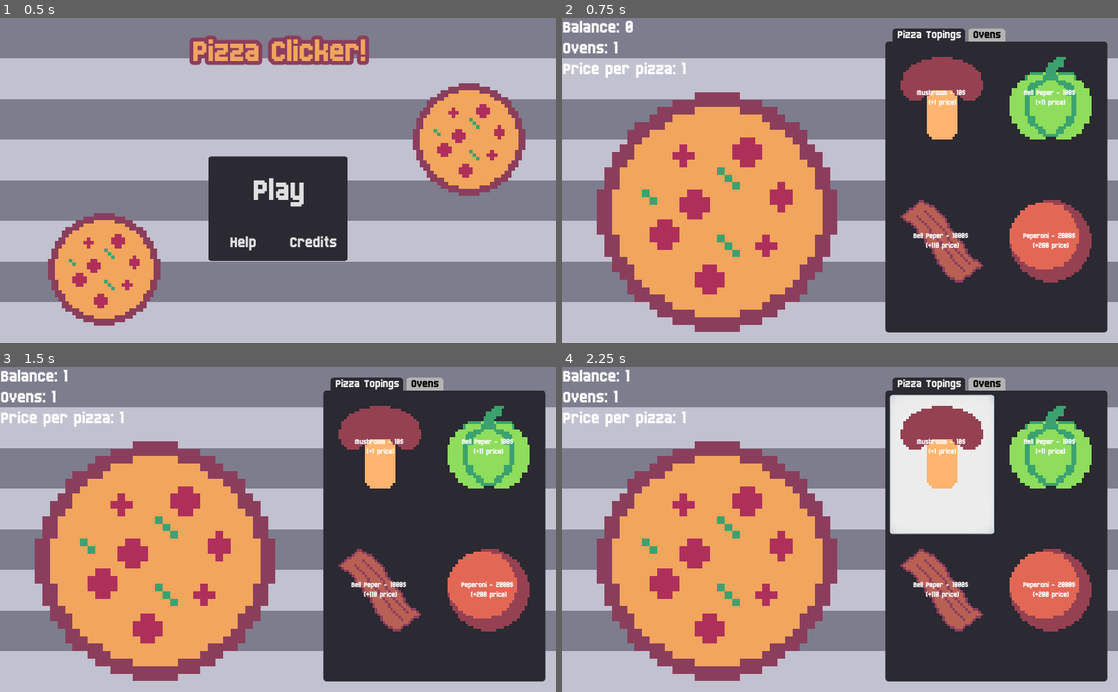
Above: before the commit, frames 1-4 (two rows, left to right).
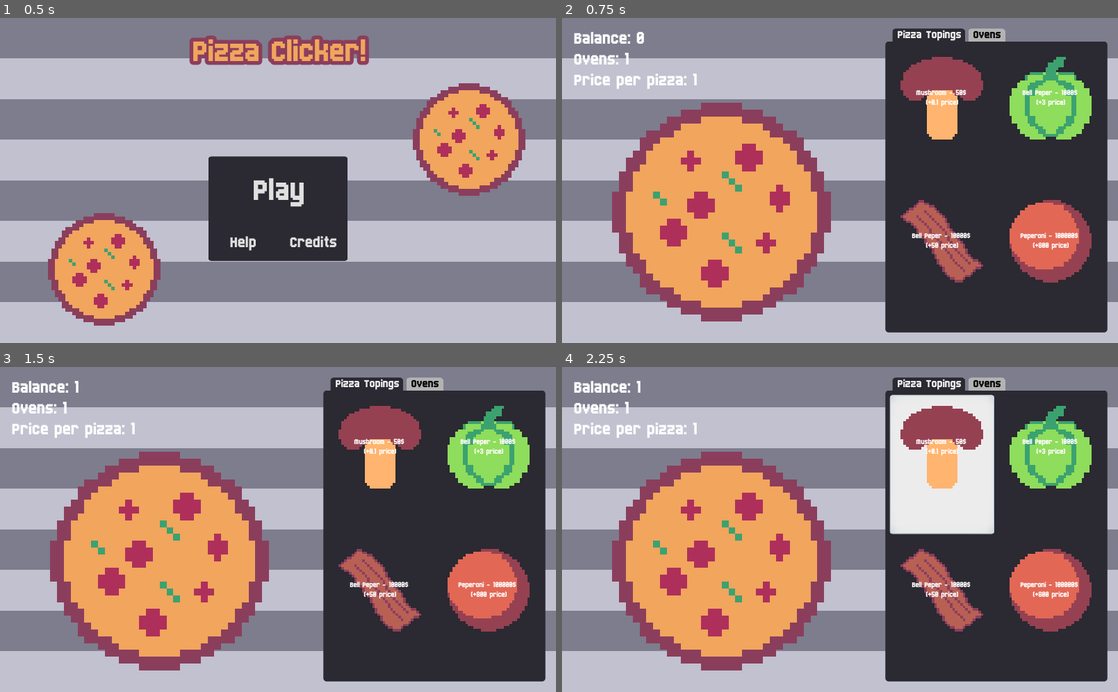
Above: after the commit, the same moments.

Repository: MihinMUD/PizzaClicker
Game: Godot game, scene res://Scenes/Main Menu.tscn
Same seed, same stepped clock (60 frames per second), same inputs: the game is played once before the commit and once after it.
Inputs (mouse positions are in pixels of both pictures, inside the frame that each line leads up to; where the layout moved, square brackets give the same spot in the first picture):
- Up to frame 1 (0.5 s): no input
- Up to frame 2 (0.75 s): click "Play" at 0.5 s
- Up to frame 3 (1.5 s): click (161, 562) [155, 562] at 1.25 s
- Up to frame 4 (2.25 s): click (940, 464) at 2 s

Frame 1 is identical in both runs. In frame 2, 11% of the frame differs, in the area x 0-93%, y 0-97%; in frame 3, 11%; in frame 4, 11%.

Commit message:
Ascend feature and save file feature

Diff:
--- a/Assets/Font.tres
+++ b/Assets/Font.tres
@@ -5,4 +5,5 @@
 
 [resource]
 size = 35
+outline_color = Color( 0.0784314, 0.0784314, 0.0784314, 1 )
 font_data = SubResource( 1 )
--- a/Scenes/Interface.tscn
+++ b/Scenes/Interface.tscn
@@ -15,7 +15,18 @@
 [ext_resource path="res://Assets/Ovens/GoldOven.png" type="Texture" id=13]
 [ext_resource path="res://Assets/Ovens/DiamondOven.png" type="Texture" id=14]
 
-[sub_resource type="DynamicFont" id=1]
+[sub_resource type="DynamicFontData" id=1]
+font_path = "res://Assets/Born2bSportyV2.ttf"
+
+[sub_resource type="DynamicFont" id=2]
+size = 35
+outline_size = 3
+outline_color = Color( 0.0784314, 0.0784314, 0.0784314, 1 )
+extra_spacing_top = 8
+extra_spacing_bottom = 8
+font_data = SubResource( 1 )
+
+[sub_resource type="DynamicFont" id=3]
 size = 24
 font_data = ExtResource( 4 )
 
@@ -27,44 +38,54 @@
 expand = true
 script = ExtResource( 10 )
 
-[node name="HBoxContainer" type="HBoxContainer" parent="."]
+[node name="MarginContainer" type="MarginContainer" parent="."]
 anchor_right = 1.0
 anchor_bottom = 1.0
-
-[node name="PizzaStats" type="VBoxContainer" parent="HBoxContainer"]
-margin_right = 572.0
-margin_bottom = 600.0
+custom_constants/margin_right = 20
+custom_constants/margin_top = 20
+custom_constants/margin_left = 20
+custom_constants/margin_bottom = 20
+
+[node name="HBoxContainer" type="HBoxContainer" parent="MarginContainer"]
+margin_left = 20.0
+margin_top = 20.0
+margin_right = 1004.0
+margin_bottom = 580.0
+
+[node name="PizzaStats" type="VBoxContainer" parent="MarginContainer/HBoxContainer"]
+margin_right = 548.0
+margin_bottom = 560.0
 size_flags_horizontal = 3
 
-[node name="Balance" type="Label" parent="HBoxContainer/PizzaStats"]
-margin_right = 572.0
+[node name="Balance" type="Label" parent="MarginContainer/HBoxContainer/PizzaStats"]
+margin_right = 548.0
 margin_bottom = 36.0
 size_flags_vertical = 0
 theme = ExtResource( 2 )
 custom_fonts/font = ExtResource( 5 )
 text = "Balance:"
 
-[node name="Ovens" type="Label" parent="HBoxContainer/PizzaStats"]
+[node name="Ovens" type="Label" parent="MarginContainer/HBoxContainer/PizzaStats"]
 margin_top = 40.0
-margin_right = 572.0
+margin_right = 548.0
 margin_bottom = 76.0
 size_flags_vertical = 0
 theme = ExtResource( 2 )
 custom_fonts/font = ExtResource( 5 )
 text = "Ovens:"
 
-[node name="Price" type="Label" parent="HBoxContainer/PizzaStats"]
+[node name="Price" type="Label" parent="MarginContainer/HBoxContainer/PizzaStats"]
 margin_top = 80.0
-margin_right = 572.0
+margin_right = 548.0
 margin_bottom = 116.0
 theme = ExtResource( 2 )
 custom_fonts/font = ExtResource( 5 )
 text = "Price per pizza:"
 
-[node name="PizzaContainer" type="MarginContainer" parent="HBoxContainer/PizzaStats"]
+[node name="PizzaContainer" type="MarginContainer" parent="MarginContainer/HBoxContainer/PizzaStats"]
 margin_top = 120.0
-margin_right = 572.0
-margin_bottom = 600.0
+margin_right = 548.0
+margin_bottom = 560.0
 mouse_filter = 1
 size_flags_vertical = 3
 custom_constants/margin_right = 20
@@ -75,35 +96,40 @@
 "_edit_group_": true
 }
 
-[node name="Pizza" type="TextureButton" parent="HBoxContainer/PizzaStats/PizzaContainer"]
+[node name="Pizza" type="TextureButton" parent="MarginContainer/HBoxContainer/PizzaStats/PizzaContainer"]
 margin_left = 20.0
 margin_top = 20.0
-margin_right = 552.0
-margin_bottom = 460.0
+margin_right = 528.0
+margin_bottom = 420.0
 size_flags_vertical = 3
 texture_normal = ExtResource( 1 )
 expand = true
 stretch_mode = 5
 
-[node name="MarginContainer" type="MarginContainer" parent="HBoxContainer"]
+[node name="Ascend" type="Button" parent="MarginContainer/HBoxContainer/PizzaStats"]
+visible = false
+margin_top = 508.0
+margin_right = 548.0
+margin_bottom = 560.0
+custom_colors/font_color_hover = Color( 1, 1, 1, 1 )
+custom_fonts/font = SubResource( 2 )
+text = "Ascend"
+
+[node name="MarginContainer" type="MarginContainer" parent="MarginContainer/HBoxContainer"]
+margin_left = 552.0
+margin_right = 572.0
+margin_bottom = 560.0
+custom_constants/margin_right = 20
+
+[node name="Upgrades" type="TabContainer" parent="MarginContainer/HBoxContainer"]
 margin_left = 576.0
-margin_right = 1024.0
-margin_bottom = 600.0
-custom_constants/margin_right = 20
-custom_constants/margin_top = 20
-custom_constants/margin_left = 20
-custom_constants/margin_bottom = 20
-
-[node name="Upgrades" type="TabContainer" parent="HBoxContainer/MarginContainer"]
-margin_left = 20.0
-margin_top = 20.0
-margin_right = 428.0
-margin_bottom = 580.0
-theme = ExtResource( 2 )
-custom_fonts/font = SubResource( 1 )
+margin_right = 984.0
+margin_bottom = 560.0
+theme = ExtResource( 2 )
+custom_fonts/font = SubResource( 3 )
 tab_align = 0
 
-[node name="Pizza Topings" type="MarginContainer" parent="HBoxContainer/MarginContainer/Upgrades"]
+[node name="Pizza Topings" type="MarginContainer" parent="MarginContainer/HBoxContainer/Upgrades"]
 anchor_right = 1.0
 anchor_bottom = 1.0
 margin_top = 24.0
@@ -112,7 +138,7 @@
 custom_constants/margin_left = 8
 custom_constants/margin_bottom = 8
 
-[node name="GridContainer" type="GridContainer" parent="HBoxContainer/MarginContainer/Upgrades/Pizza Topings"]
+[node name="GridContainer" type="GridContainer" parent="MarginContainer/HBoxContainer/Upgrades/Pizza Topings"]
 margin_left = 8.0
 margin_top = 8.0
 margin_right = 400.0
@@ -121,41 +147,43 @@
 custom_constants/hseparation = 8
 columns = 2
 
-[node name="Mushroom" parent="HBoxContainer/MarginContainer/Upgrades/Pizza Topings/GridContainer" instance=ExtResource( 3 )]
+[node name="Mushroom" parent="MarginContainer/HBoxContainer/Upgrades/Pizza Topings/GridContainer" instance=ExtResource( 3 )]
 margin_bottom = 256.0
-upgrade_type = "Topping"
-
-[node name="BellPeper" parent="HBoxContainer/MarginContainer/Upgrades/Pizza Topings/GridContainer" instance=ExtResource( 3 )]
+price = 50
+value = 0.1
+upgrade_type = "Topping"
+
+[node name="BellPeper" parent="MarginContainer/HBoxContainer/Upgrades/Pizza Topings/GridContainer" instance=ExtResource( 3 )]
 margin_left = 200.0
 margin_right = 392.0
 margin_bottom = 256.0
 item = "Bell Peper"
 image = ExtResource( 7 )
-price = 100
-value = 11
-upgrade_type = "Topping"
-
-[node name="Bacon" parent="HBoxContainer/MarginContainer/Upgrades/Pizza Topings/GridContainer" instance=ExtResource( 3 )]
+price = 1000
+value = 3.0
+upgrade_type = "Topping"
+
+[node name="Bacon" parent="MarginContainer/HBoxContainer/Upgrades/Pizza Topings/GridContainer" instance=ExtResource( 3 )]
 margin_top = 264.0
 margin_bottom = 520.0
 item = "Bell Peper"
 image = ExtResource( 9 )
-price = 1000
-value = 110
-upgrade_type = "Topping"
-
-[node name="Peperoni" parent="HBoxContainer/MarginContainer/Upgrades/Pizza Topings/GridContainer" instance=ExtResource( 3 )]
+price = 10000
+value = 50.0
+upgrade_type = "Topping"
+
+[node name="Peperoni" parent="MarginContainer/HBoxContainer/Upgrades/Pizza Topings/GridContainer" instance=ExtResource( 3 )]
 margin_left = 200.0
 margin_top = 264.0
 margin_right = 392.0
 margin_bottom = 520.0
 item = "Peperoni"
 image = ExtResource( 8 )
-price = 2000
-value = 200
-upgrade_type = "Topping"
-
-[node name="Ovens" type="MarginContainer" parent="HBoxContainer/MarginContainer/Upgrades"]
+price = 100000
+value = 800.0
+upgrade_type = "Topping"
+
+[node name="Ovens" type="MarginContainer" parent="MarginContainer/HBoxContainer/Upgrades"]
 visible = false
 margin_right = 40.0
 margin_bottom = 40.0
@@ -164,7 +192,7 @@
 custom_constants/margin_left = 8
 custom_constants/margin_bottom = 8
 
-[node name="GridContainer" type="GridContainer" parent="HBoxContainer/MarginContainer/Upgrades/Ovens"]
+[node name="GridContainer" type="GridContainer" parent="MarginContainer/HBoxContainer/Upgrades/Ovens"]
 margin_left = 8.0
 margin_top = 8.0
 margin_right = 400.0
@@ -174,42 +202,53 @@
 custom_constants/hseparation = 8
 columns = 2
 
-[node name="Brick Oven" parent="HBoxContainer/MarginContainer/Upgrades/Ovens/GridContainer" instance=ExtResource( 3 )]
+[node name="Brick Oven" parent="MarginContainer/HBoxContainer/Upgrades/Ovens/GridContainer" instance=ExtResource( 3 )]
 item = "Brick Oven"
 image = ExtResource( 12 )
 price = 1000
-upgrade_type = "Oven"
-
-[node name="SilverOven" parent="HBoxContainer/MarginContainer/Upgrades/Ovens/GridContainer" instance=ExtResource( 3 )]
+value = 0.1
+upgrade_type = "Oven"
+
+[node name="SilverOven" parent="MarginContainer/HBoxContainer/Upgrades/Ovens/GridContainer" instance=ExtResource( 3 )]
 margin_left = 200.0
 margin_right = 392.0
 item = "Silver Oven"
 image = ExtResource( 11 )
-price = 4500
-value = 5
-upgrade_type = "Oven"
-
-[node name="GoldOven" parent="HBoxContainer/MarginContainer/Upgrades/Ovens/GridContainer" instance=ExtResource( 3 )]
+price = 10000
+upgrade_type = "Oven"
+
+[node name="GoldOven" parent="MarginContainer/HBoxContainer/Upgrades/Ovens/GridContainer" instance=ExtResource( 3 )]
 margin_top = 200.0
 margin_bottom = 392.0
 item = "Gold Oven"
 image = ExtResource( 13 )
-price = 9500
-value = 10
-upgrade_type = "Oven"
-
-[node name="DiamondOven" parent="HBoxContainer/MarginContainer/Upgrades/Ovens/GridContainer" instance=ExtResource( 3 )]
+price = 100000
+value = 12.0
+upgrade_type = "Oven"
+
+[node name="DiamondOven" parent="MarginContainer/HBoxContainer/Upgrades/Ovens/GridContainer" instance=ExtResource( 3 )]
 margin_top = 200.0
 margin_bottom = 392.0
 item = "Diamond Oven"
 image = ExtResource( 14 )
-price = 19500
-value = 20
+price = 1000000
+value = 120.0
 upgrade_type = "Oven"
 
 [node name="Timer" type="Timer" parent="."]
-wait_time = 5.0
+wait_time = 10.0
 autostart = true
 
-[connection signal="pressed" from="HBoxContainer/PizzaStats/PizzaContainer/Pizza" to="." method="_on_Pizza_pressed"]
+[node name="AscendDialog" type="ConfirmationDialog" parent="."]
+margin_left = 200.0
+margin_top = 280.0
+margin_right = 801.0
+margin_bottom = 355.0
+window_title = "Do you want to ascend?"
+dialog_text = "Are you sure you want to ascend?
+all your progress will be lost! in return you will start with 50 ovens for everytime you have ascended. "
+
+[connection signal="pressed" from="MarginContainer/HBoxContainer/PizzaStats/PizzaContainer/Pizza" to="." method="_on_Pizza_pressed"]
+[connection signal="pressed" from="MarginContainer/HBoxContainer/PizzaStats/Ascend" to="." method="_on_Ascend_pressed"]
 [connection signal="timeout" from="Timer" to="." method="_on_Timer_timeout"]
+[connection signal="confirmed" from="AscendDialog" to="." method="_on_AscendDialog_confirmed"]
--- a/Src/Game.gd
+++ b/Src/Game.gd
@@ -3,14 +3,25 @@
 onready var stats = get_node("/root/stats")
 
 func _process(_delta):
-	$HBoxContainer/PizzaStats/Balance.text = "Balance: " + str(stats.balance)
-	$HBoxContainer/PizzaStats/Ovens.text = "Ovens: " + str(stats.ovens)
-	$HBoxContainer/PizzaStats/Price.text = "Price per pizza: " + str(stats.price)
-
-
+	$MarginContainer/HBoxContainer/PizzaStats/Balance.text = "Balance: " + str(stats.data["balance"])
+	$MarginContainer/HBoxContainer/PizzaStats/Ovens.text = "Ovens: " + str(stats.data["ovens"])
+	$MarginContainer/HBoxContainer/PizzaStats/Price.text = "Price per pizza: " + str(stats.data["price"])
+	if stats.data["balance"] > 1000000:
+		$MarginContainer/HBoxContainer/PizzaStats/Ascend.show()
+	if stats.data["ascends"] > 20:
+		get_tree().change_scene("res://Scenes/Help.tscn")
 func _on_Pizza_pressed():
-	stats.balance += stats.price
-
+	stats.data["balance"] += stats.data["price"]
 
 func _on_Timer_timeout():
-	stats.balance += stats.ovens * stats.price
+	stats.data["balance"] += stats.data["ovens"] * stats.data["price"]
+
+func _on_Ascend_pressed():
+	$AscendDialog.popup()
+
+func _on_AscendDialog_confirmed():
+	stats.data["ascends"] += 1
+	stats.data["balance"] = 0
+	stats.data["price"] = 1
+	stats.data["ovens"] = stats.data["price"] * 50
+	$MarginContainer/HBoxContainer/PizzaStats/Ascend.hide()
--- a/Src/stats.gd
+++ b/Src/stats.gd
@@ -1,6 +1,34 @@
 extends Node
 
+var save_path = "user://data.save"
+var data = {
+	"price" : 1,
+	"ovens" : 1,
+	"balance" : 0,
+	"ascends" : 0
+}
 
-var price = 1
-var ovens = 1
-var balance = 0
+func _ready():
+	get_data()
+
+func _notification(what):
+	if what == MainLoop.NOTIFICATION_WM_QUIT_REQUEST:
+		save_data()
+		get_tree().quit() # default behavior
+
+func save_data():
+	var file = File.new()
+	var error = file.open(save_path,File.WRITE)
+	if error == OK:
+		file.store_string(to_json(data))
+		print("saved")
+		file.close()
+
+func get_data():
+	var file = File.new()
+	if file.file_exists(save_path):
+		file.open(save_path, File.READ)
+		data = parse_json(file.get_as_text())
+		file.close()
+	else:
+		printerr("No saved data!")
--- a/Src/upgrade.gd
+++ b/Src/upgrade.gd
@@ -3,7 +3,7 @@
 export var item = "Mushroom"
 export(Texture) var image
 export var price = 10
-export var value = 1
+export var value = 1.0
 export(String, "Topping", "Oven") var upgrade_type
 onready var stats = get_node("/root/stats")
 var topping_format = "%s - %s$ \n(+%s price)"
@@ -16,9 +16,10 @@
 		$MarginContainer/Label.text = oven_format % [item, price, value]
 
 func _on_Upgrade_pressed():
-	if upgrade_type == "Topping" and stats.balance > price - 1:
-		stats.price += value
-		stats.balance -= price
-	if upgrade_type == "Oven" and stats.balance > price - 1:
-		stats.ovens += value
-		stats.balance -= price
+	if stats.data["balance"] > price - 0.1:
+		if upgrade_type == "Topping":
+			stats.data["price"] += value
+			stats.data["balance"] -= price
+		if upgrade_type == "Oven":
+			stats.data["ovens"] += value
+			stats.data["balance"] -= price
Not shown: 1 places in Scenes/Interface.tscn that only renumber resources
Not shown, changed: export_presets.cfg
